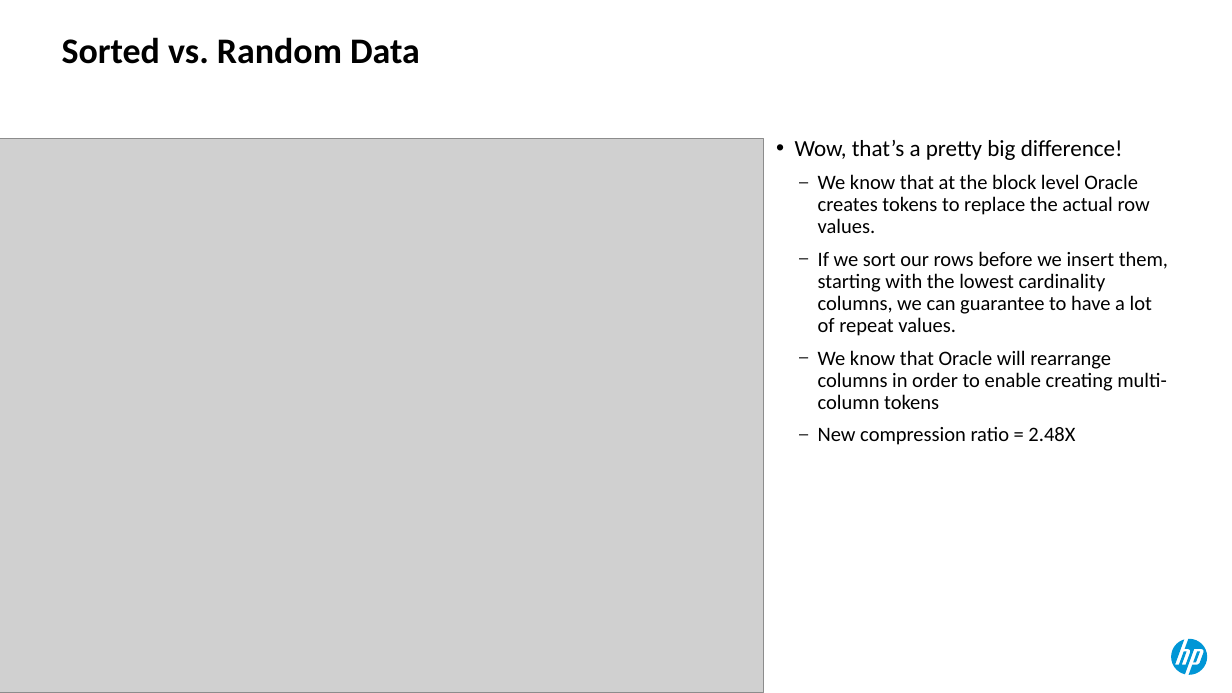
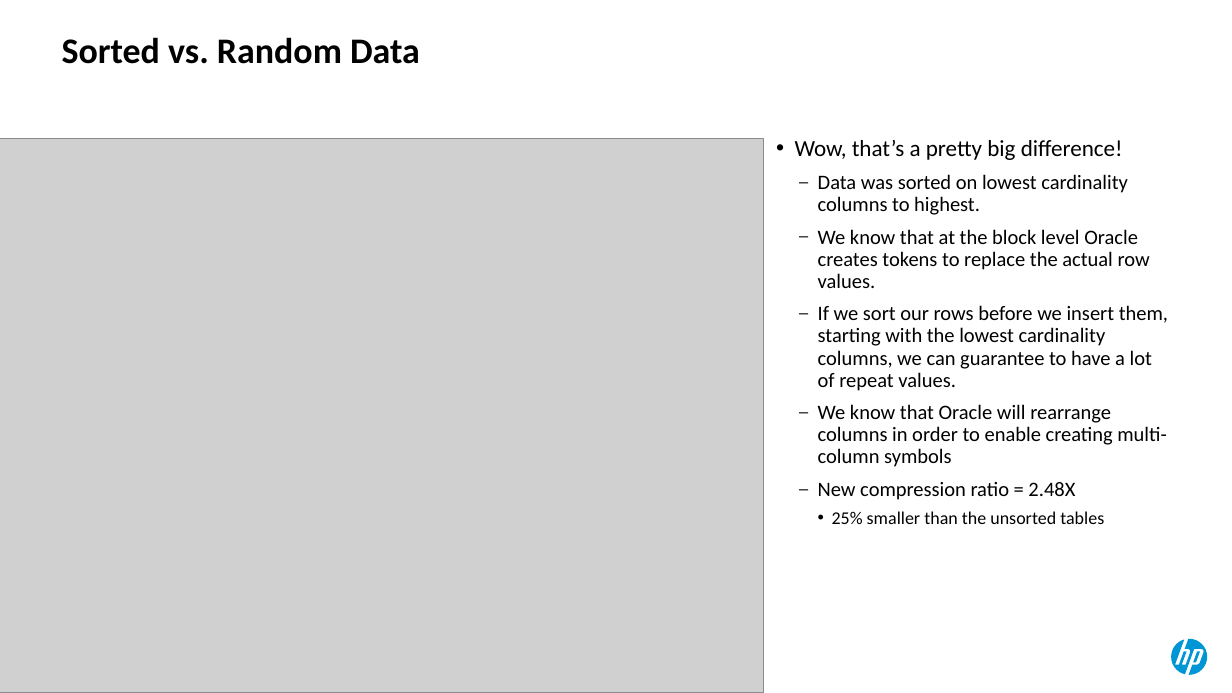
Before and after one commit to Dyland28/HP-Data-Compression, a slide deck: slide 14 of compression_sand_weiss_hotsos_2018.pptx. Drawn at 1232x693 pixels with LibreOffice and Linux fonts; fonts in the diff are those of the drawing; grey boxes stand for pictures. Boxes give left, top, right and bottom in pixels: in the first picture for what was removed or moved away, otherwise in the second. Text is boxed around its words. In the diff, an @@ line names an element or a change of style, - is before the commit and + after.

```diff
--- a/compression_sand_weiss_hotsos_2018.pptx
+++ b/compression_sand_weiss_hotsos_2018.pptx
@@ text at (818, 174, 1128, 215): paragraph added @@
+  – Data was sorted on lowest cardinality columns to highest.
@@ text at (818, 404, 1166, 467): text changed @@
-  – We know that Oracle will rearrange columns in order to enable creating multi-column tokens
+  – We know that Oracle will rearrange columns in order to enable creating multi-column symbols
@@ text at (832, 511, 1104, 524): paragraph added @@
+    • 25% smaller than the unsorted tables
```
Also in this commit, not shown: 4 other slides changed, 3 slides added, 2 slides removed.
